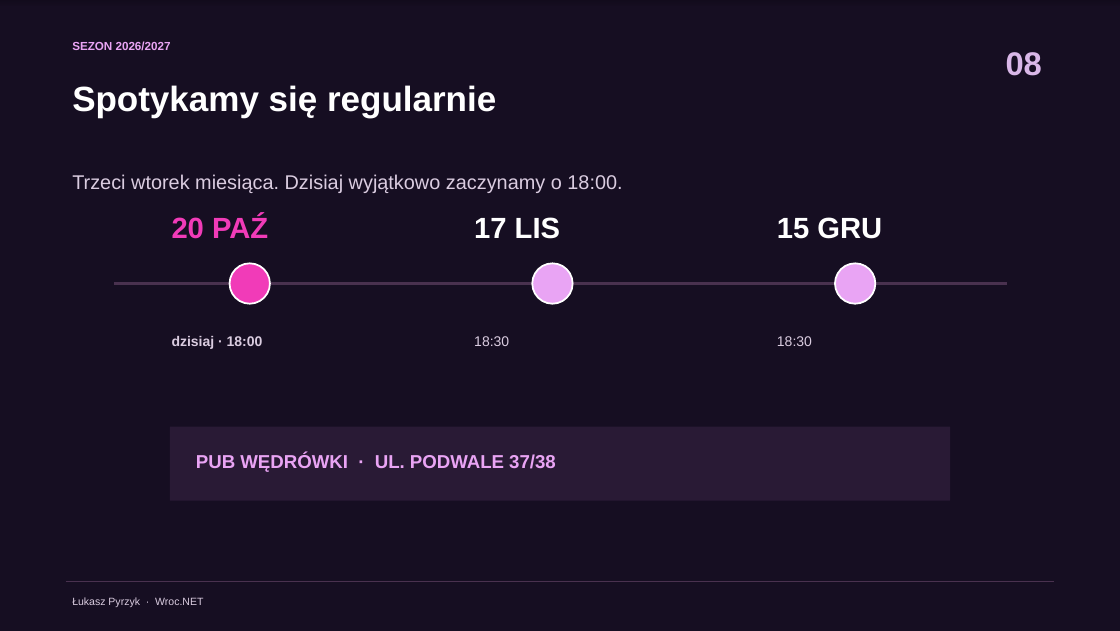
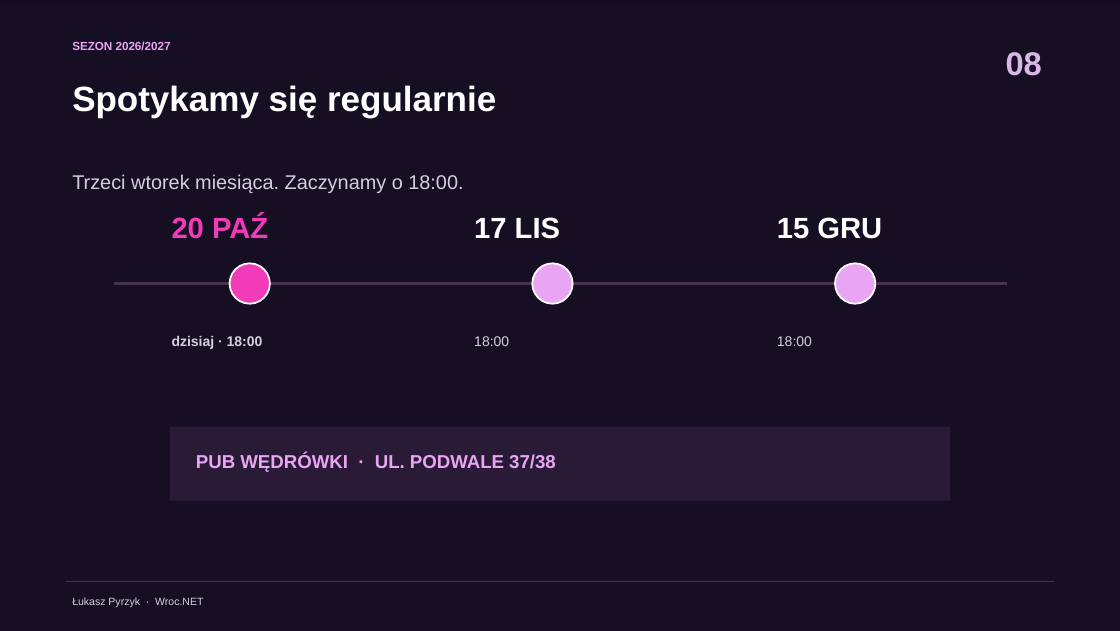
Before and after one commit to lukasz-pyrzyk/wrocnet.org, a slide deck: slide 8 of slides/171/2026-10-20-171-spotkanie.pptx. Drawn at 1120x631 pixels with LibreOffice and Linux fonts; fonts in the diff are those of the drawing. Boxes give left, top, right and bottom in pixels: in the first picture for what was removed or moved away, otherwise in the second. Text is boxed around its words. In the diff, an @@ line names an element or a change of style, - is before the commit and + after.

```diff
--- a/slides/171/2026-10-20-171-spotkanie.pptx
+++ b/slides/171/2026-10-20-171-spotkanie.pptx
@@ text at box(72, 174, 463, 193): text changed @@
-Trzeci wtorek miesiąca. Dzisiaj wyjątkowo zaczynamy o 18:00.
+Trzeci wtorek miesiąca. Zaczynamy o 18:00.
@@ text at box(474, 336, 509, 346): text changed @@
-18:30
+18:00
@@ text at box(777, 336, 812, 346): text changed @@
-18:30
+18:00
```
Also in this commit, not shown: 1 other slide changed, 11 other files.
